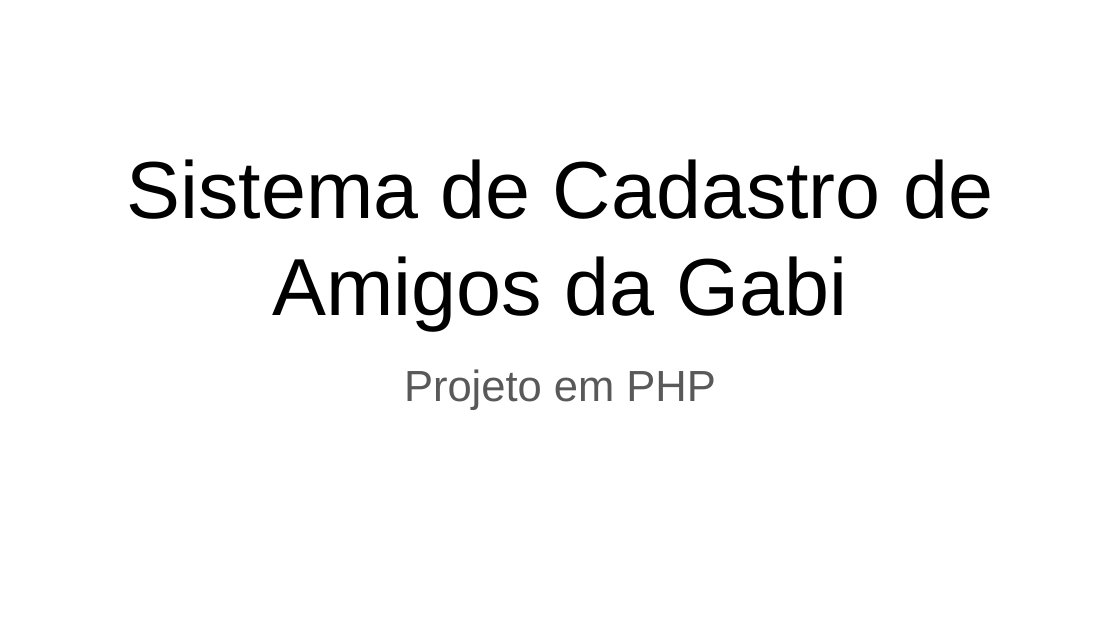
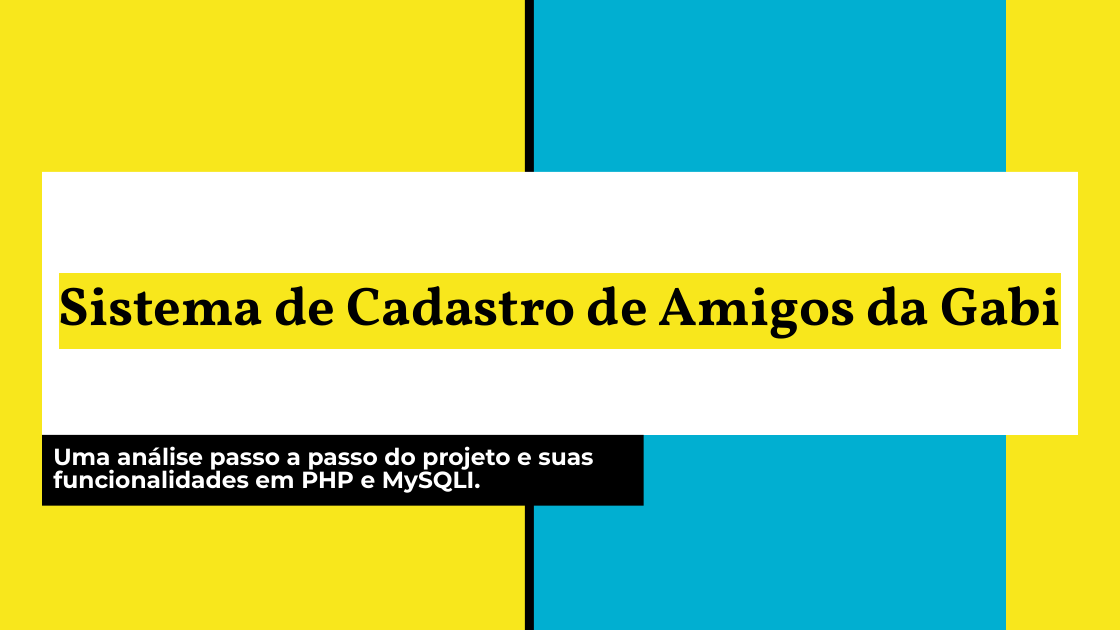
Before and after one commit to httpsinistar/CRUD, a slide deck: slide 1 of Sistema de Cadastro de Amigos da Gabi.pptx. Drawn at 1120x630 pixels with LibreOffice and Linux fonts; fonts in the diff are those of the drawing. Boxes give left, top, right and bottom in pixels: in the first picture for what was removed or moved away, otherwise in the second. Text is boxed around its words. In the diff, an @@ line names an element or a change of style, - is before the commit and + after.

```diff
--- a/Sistema de Cadastro de Amigos da Gabi.pptx
+++ b/Sistema de Cadastro de Amigos da Gabi.pptx
@@ background #FFFFFF to #F8E71C @@
@@ rectangle added at (x1=525, y1=0, x2=534, y2=629), fill #000000 @@
@@ rectangle added at (x1=534, y1=0, x2=1006, y2=629), fill #01AFD1 @@
@@ title "Sistema de Cadastro de Amigos ..." resized from (x1=126, y1=159, x2=993, y2=329) to (x1=43, y1=172, x2=1079, y2=436) @@
@@ title "Sistema de Cadastro de Amigos ..." at (x1=43, y1=172, x2=1079, y2=436): size 52 to 35 pt, font Arial to Vollkorn, highlight none to #F8E71C, bold on; vertical alignment bottom to middle; fill none to #FFFFFF @@
@@ subtitle removed at (x1=404, y1=369, x2=715, y2=410) @@
-Projeto em PHP
@@ subtitle added at (x1=43, y1=435, x2=644, y2=505), fill #000000, 15 pt, text #FFFFFF, bold @@
+Uma análise passo a passo do projeto e suas funcionalidades em PHP e MySQLI.
```
Also in this commit, not shown: 12 slides added, 7 slides removed, 6 other files.
